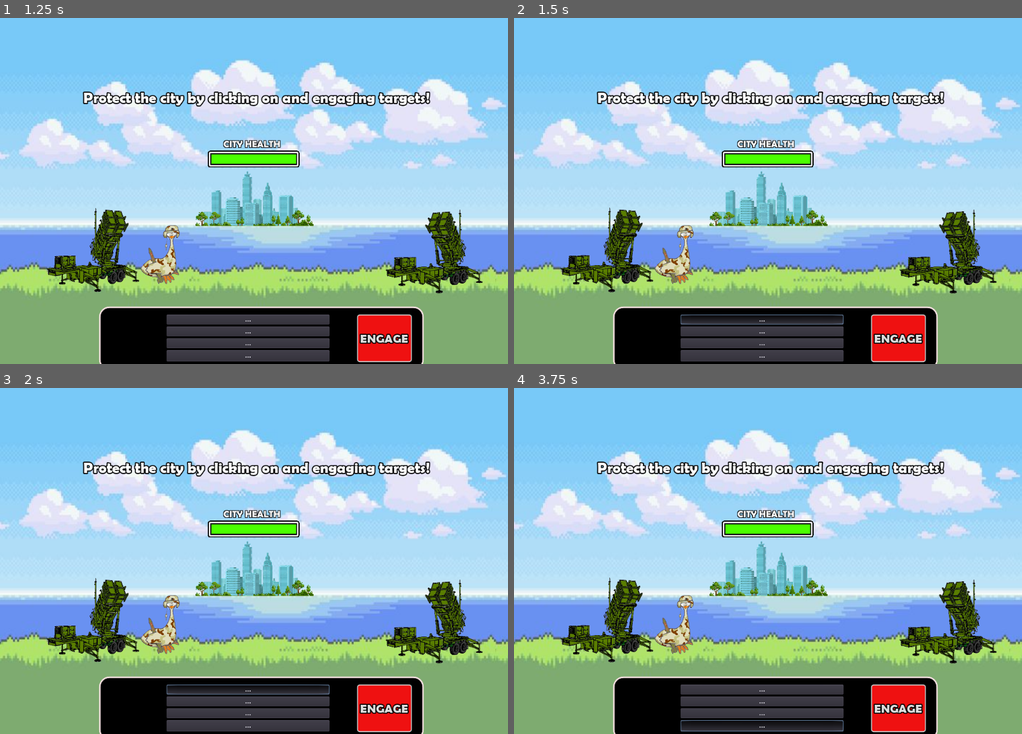
Above: before the commit, frames 1-4 (two rows, left to right).
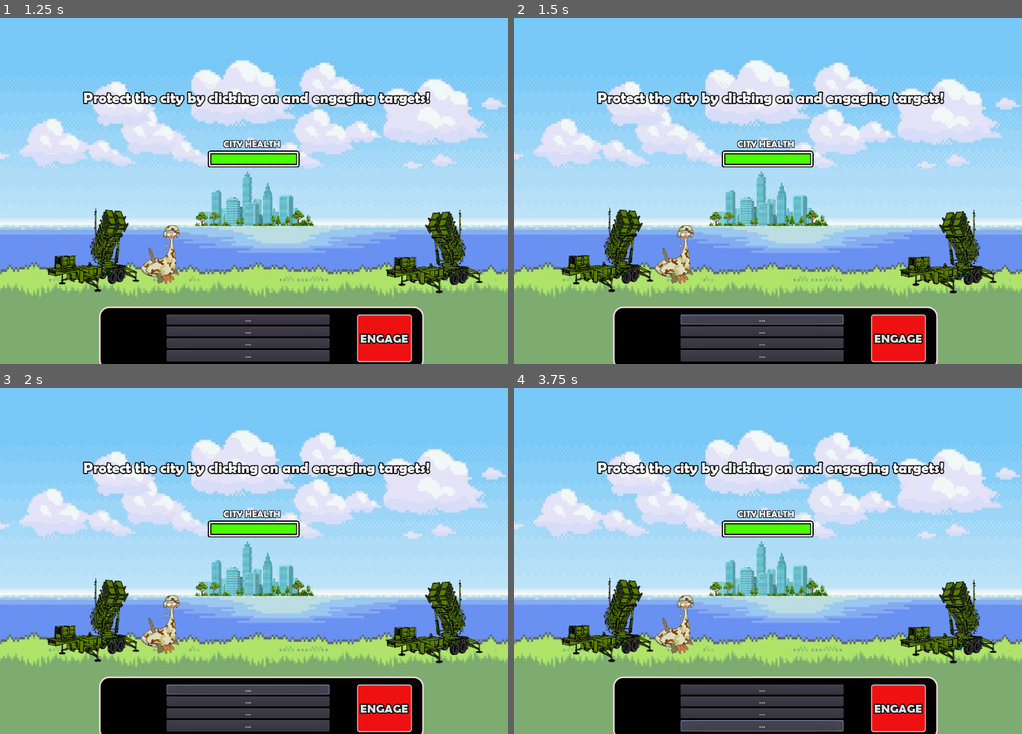
Above: after the commit, the same moments.

Repository: bktiel/oozlefinch
Game: Godot game, scene res://MainMenu.tscn
The game is run twice, just before and just after one commit, with the same random seed, the same clock (stepped at 60 frames per second) and the same inputs.
Inputs:
- Up to frame 1 (1.25 s): click "NEW GAME" at 0.5 s
- Up to frame 2 (1.5 s): click "..." at 1.25 s
- Up to frame 3 (2 s): no input
- Up to frame 4 (3.75 s): click "..." at 2 s; click "..." at 2.75 s; click "..." at 3.5 s

Frame 1 is identical in both runs. In frame 2, 0.7% of the frame differs, in the area x 32-65%, y 85-88%; in frame 3, 0.7%; in frame 4, 0.8%, in the area x 32-65%, y 95-99%.

Commit message:
clear answer box if target is destroyed

Diff:
--- a/scripts/main.gd
+++ b/scripts/main.gd
@@ -177,6 +177,8 @@
 	new_node.play(0)
 
 func _process(delta):
+	if(!is_instance_valid($reticle.target)):
+		$AnswerPanel.clear_buttons()
 	for threat in incoming:
 		if(!is_instance_valid(threat)):
 			continue
